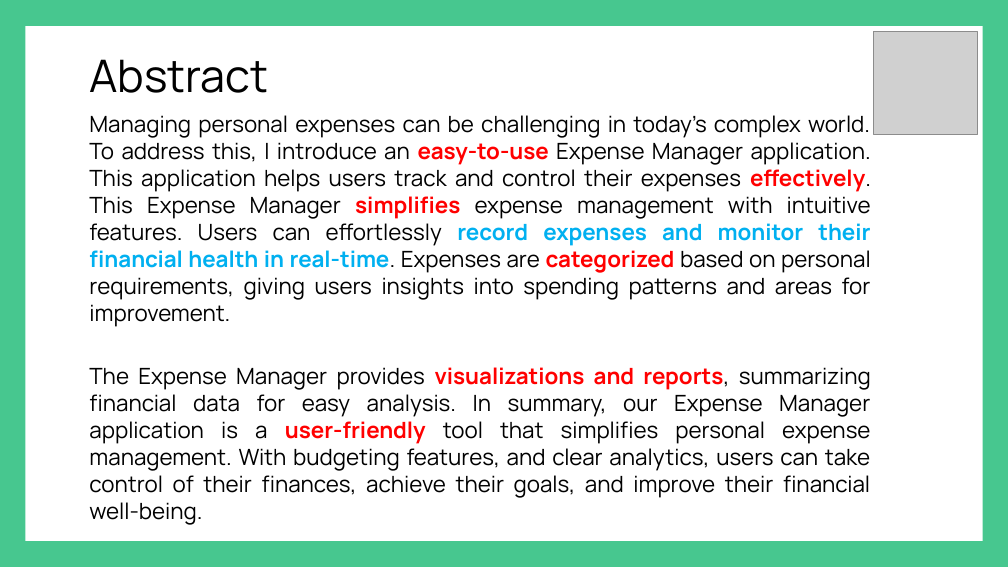
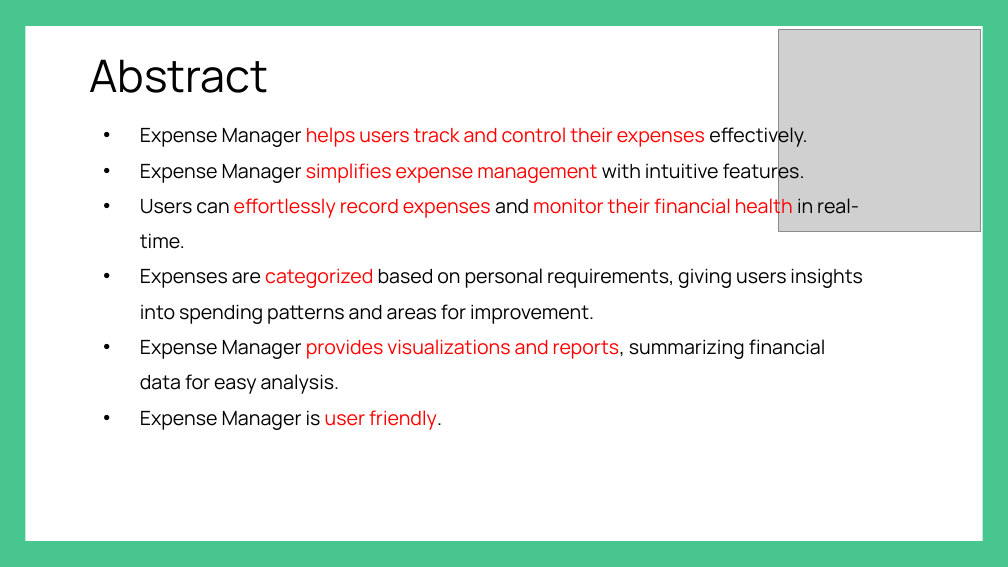
Before and after one commit to nithin200051/ExpenseManager, a slide deck: slide 2 of ExpenseManager-main/Project Presentation/Expense PPT.pptx. Drawn at 1008x567 pixels with LibreOffice and Linux fonts; fonts in the diff are those of the drawing; grey boxes stand for pictures. Boxes give left, top, right and bottom in pixels: in the first picture for what was removed or moved away, otherwise in the second. Text is boxed around its words. In the diff, an @@ line names an element or a change of style, - is before the commit and + after.

```diff
--- a/ExpenseManager-main/Project Presentation/Expense PPT.pptx
+++ b/ExpenseManager-main/Project Presentation/Expense PPT.pptx
@@ picture: place and size @@
-picture at box(874, 32, 977, 135)
+picture at box(778, 29, 981, 232)
@@ subtitle at box(140, 124, 863, 430): text changed; size 16 to 14 pt @@
-Managing personal expenses can be challenging in today's complex world. To address this, I introduce an easy-to-use Expense Manager application. This application helps users track and control their expenses effectively. This Expense Manager simplifies expense management with intuitive features. Users can effortlessly record expenses and monitor their financial health in real-time. Expenses are categorized based on personal requirements, giving users insights into spending patterns and areas for improvement.
-The Expense Manager provides visualizations and reports, summarizing financial data for easy analysis. In summary, our Expense Manager application is a user-friendly tool that simplifies personal expense management. With budgeting features, and clear analytics, users can take control of their finances, achieve their goals, and improve their financial well-being.
+• Expense Manager helps users track and control their expenses effectively.
+• Expense Manager simplifies expense management with intuitive features.
+• Users can effortlessly record expenses and monitor their financial health in real-time.
+• Expenses are categorized based on personal requirements, giving users insights into spending patterns and areas for improvement.
+• Expense Manager provides visualizations and reports, summarizing financial data for easy analysis.
+• Expense Manager is user friendly.
```
Also in this commit, not shown: 9 other slides changed, 1 slide added, 1 slide removed.
